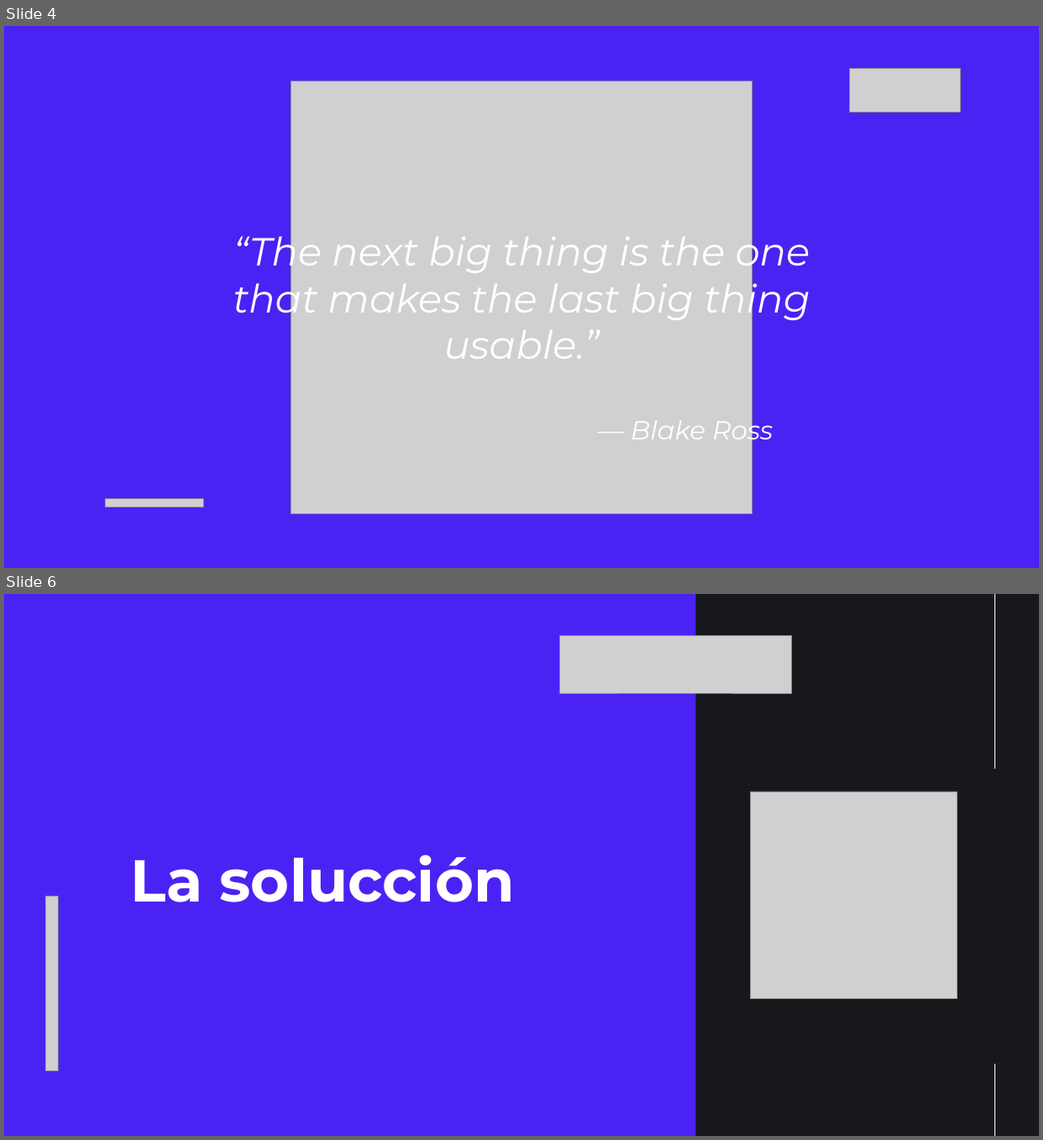
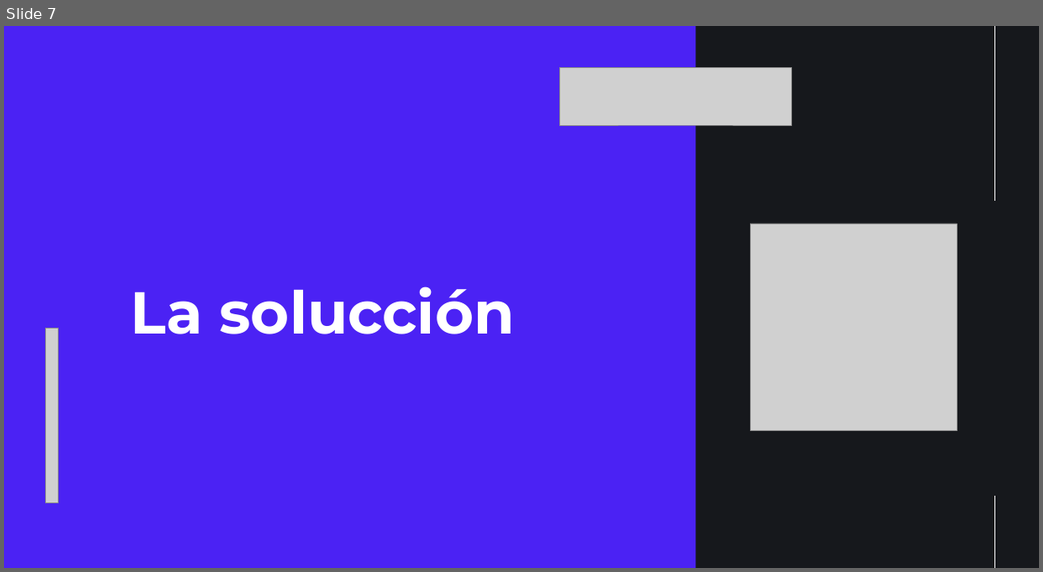
Before and after one commit to JesusRodriguez24/Demo_Final, a slide deck: presentacion/demo_day.pptx. Shown one above the other, each under a label of ours: slides 4 and 6 before the commit, slide 7 after it; the slides between them are not shown. The pictures are 1043x1140 and 1043x572 pixels, drawn with LibreOffice and Linux fonts; fonts in the diff are those of the drawing; grey boxes stand for pictures. Boxes give left, top, right and bottom in pixels: in the first picture for what was removed or moved away, otherwise in the second. Text is boxed around its words. In the diff, an @@ line names an element or a change of style, - is before the commit and + after.

```diff
--- a/presentacion/demo_day.pptx
+++ b/presentacion/demo_day.pptx
@@ slide 4 removed at [4,26,1039,568], background #4B22F4 @@
@@ picture removed at [849,68,960,112] @@
@@ picture removed at [291,81,752,513] @@
@@ text removed at [233,228,810,359] @@
-“The next big thing is the one that makes the last big thing usable.”
@@ text removed at [631,414,773,446] @@
-— Blake Ross
@@ picture removed at [106,498,203,507] @@
@@ what was slide 6 is now slide 7 @@
```
Also in this commit, not shown: 3 slides changed, 2 slides added, 3 other files.
